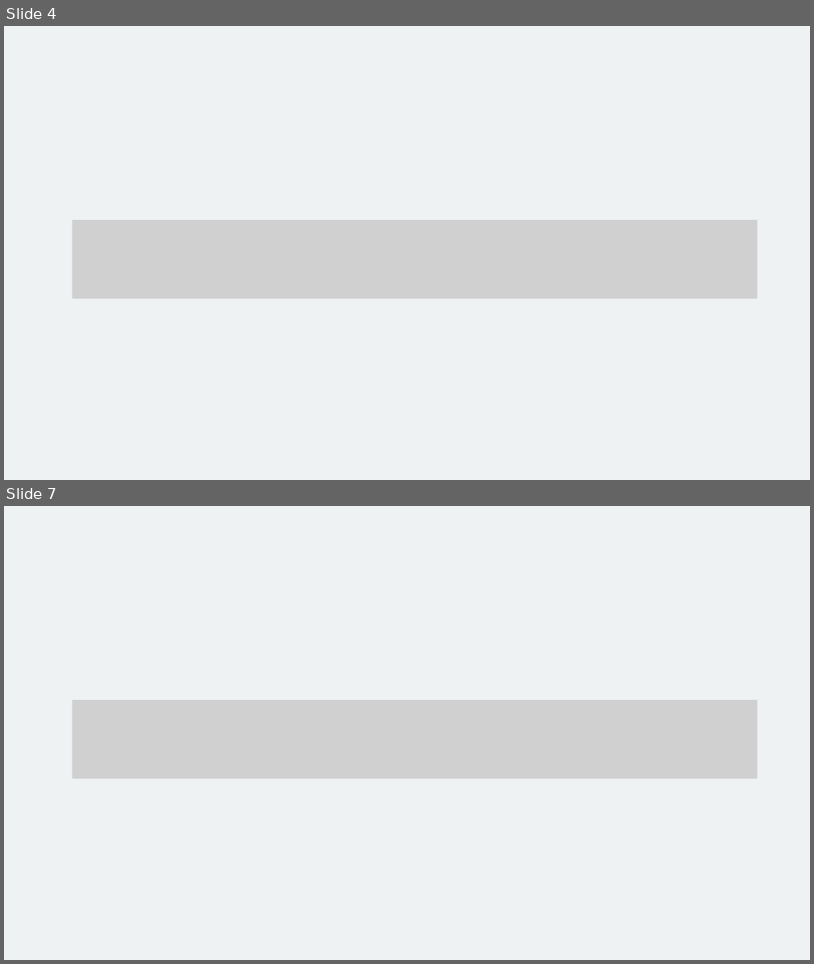
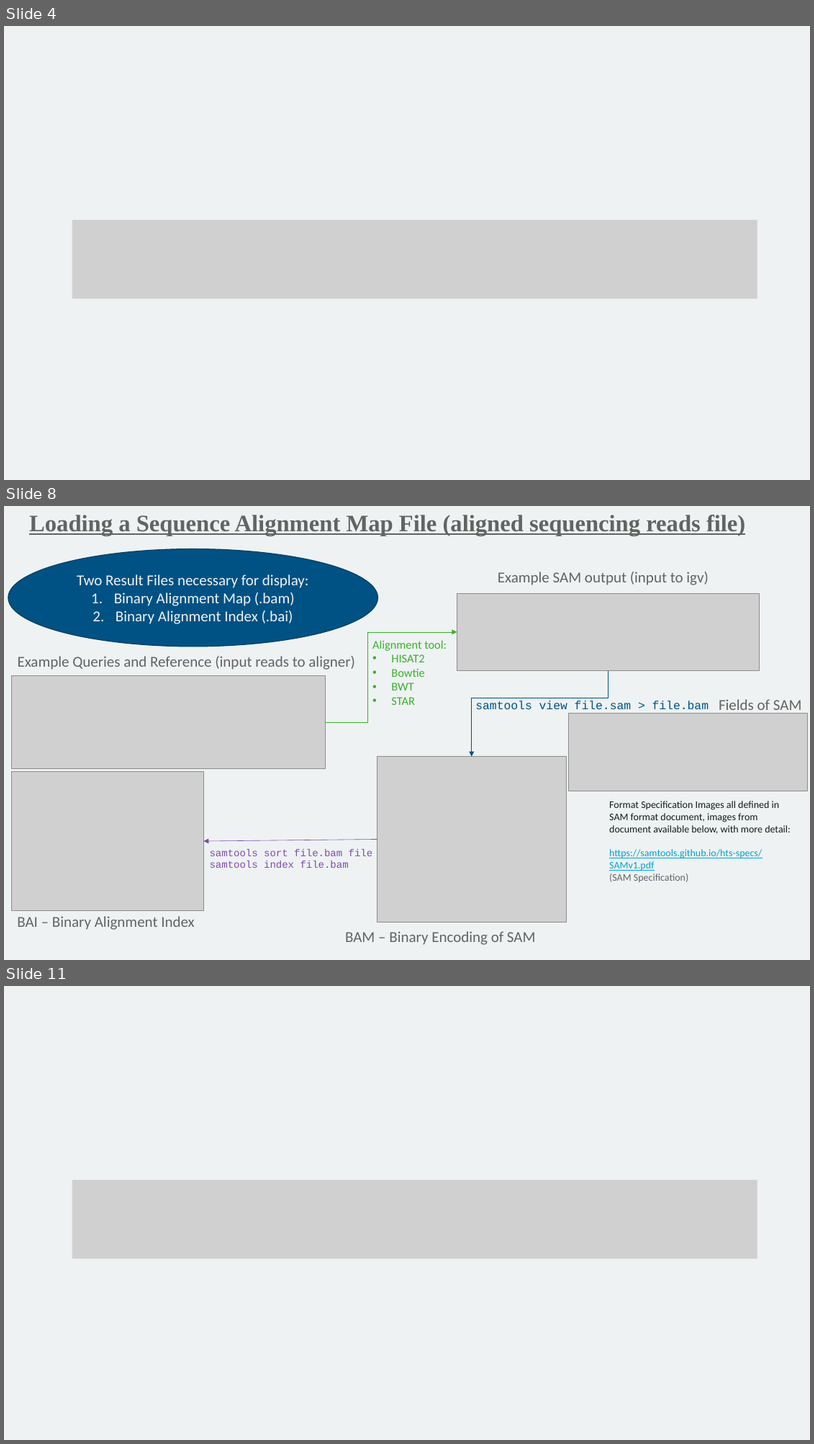
Before and after one commit to mathornton01/2022_UTSW_Lyda_Hill_Department_Introduction_To_NGS_Analysis_Nanocourse, a slide deck: Slides/IntroductionToNGSAnalysis_DayII_MT.pptx. Shown one above the other, each under a label of ours: slides 4 and 7 before the commit, slides 4, 8 and 11 after it; the slides between them are not shown. The pictures are 814x964 and 814x1444 pixels, drawn with LibreOffice and Linux fonts; fonts in the diff are those of the drawing; grey boxes stand for pictures; background and template pictures are left out. Boxes give left, top, right and bottom in pixels: in the first picture for what was removed or moved away, otherwise in the second. Text is boxed around its words. In the diff, an @@ line names an element or a change of style, - is before the commit and + after.

```diff
--- a/Slides/IntroductionToNGSAnalysis_DayII_MT.pptx
+++ b/Slides/IntroductionToNGSAnalysis_DayII_MT.pptx
@@ slide 8 added at [4,506,810,960], background #EEF2F3 @@
@@ text added at [29,515,746,536], 28 pt, text #626462, bold, underline @@
+Loading a Sequence Alignment Map File (aligned sequencing reads file)
@@ ellipse added at [8,549,378,646], fill #005284, outline #003D62 1 pt, 18 pt, text #EEF2F3 @@
+Two Result Files necessary for display:
+1. Binary Alignment Map (.bam)
+2. Binary Alignment Index (.bai)
@@ text added at [498,572,709,585], 18 pt, text #626462 @@
+Example SAM output (input to igv)
@@ picture added at [457,593,759,671] @@
@@ elbow arrow added from (326, 722) to (457, 632), #3CAF2C 0.5 pt @@
@@ text added at [18,656,355,669], 18 pt, text #626462 @@
+Example Queries and Reference (input reads to aligner)
@@ text added at [373,640,447,705], 14 pt, text #3CAF2C @@
+Alignment tool:
+• HISAT2
+• Bowtie
+• BWT
+• STAR
@@ picture added at [11,676,326,769] @@
@@ elbow arrow added from (608, 671) to (472, 757), #005284 0.5 pt @@
@@ text added at [719,699,802,713], 18 pt, text #626462 @@
+Fields of SAM
@@ text added at [476,700,709,709], 14 pt, text #005284 @@
+samtools view file.sam > file.bam
@@ picture added at [568,713,808,791] @@
@@ picture added at [377,757,566,921] @@
@@ picture added at [11,771,203,911] @@
@@ text added at [610,800,791,882], 12 pt, text #141B1C @@
+Format Specification Images all defined in SAM format document, images from document available below, with more detail:
+https://samtools.github.io/hts-specs/SAMv1.pdf
+(SAM Specification)
@@ arrow added from (377, 839) to (203, 841), #8348AD 0.5 pt @@
@@ text added at [210,849,373,867], 12 pt, text #8348AD @@
+samtools sort file.bam file
+samtools index file.bam
@@ text added at [17,916,195,929], 18 pt, text #626462 @@
+BAI – Binary Alignment Index
@@ text added at [345,931,536,944], 18 pt, text #626462 @@
+BAM – Binary Encoding of SAM
@@ what was slide 7 is now slide 11 @@
```
Also in this commit, not shown: 2 slides changed, 3 other slides added, 1 other file.
